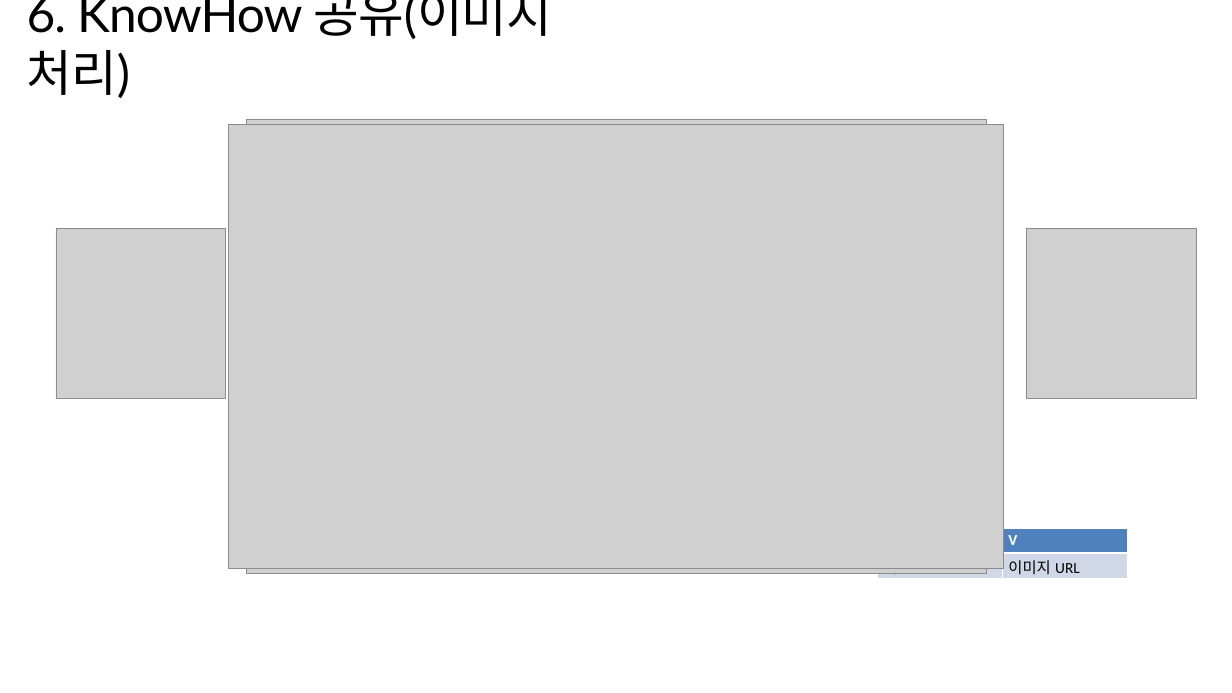
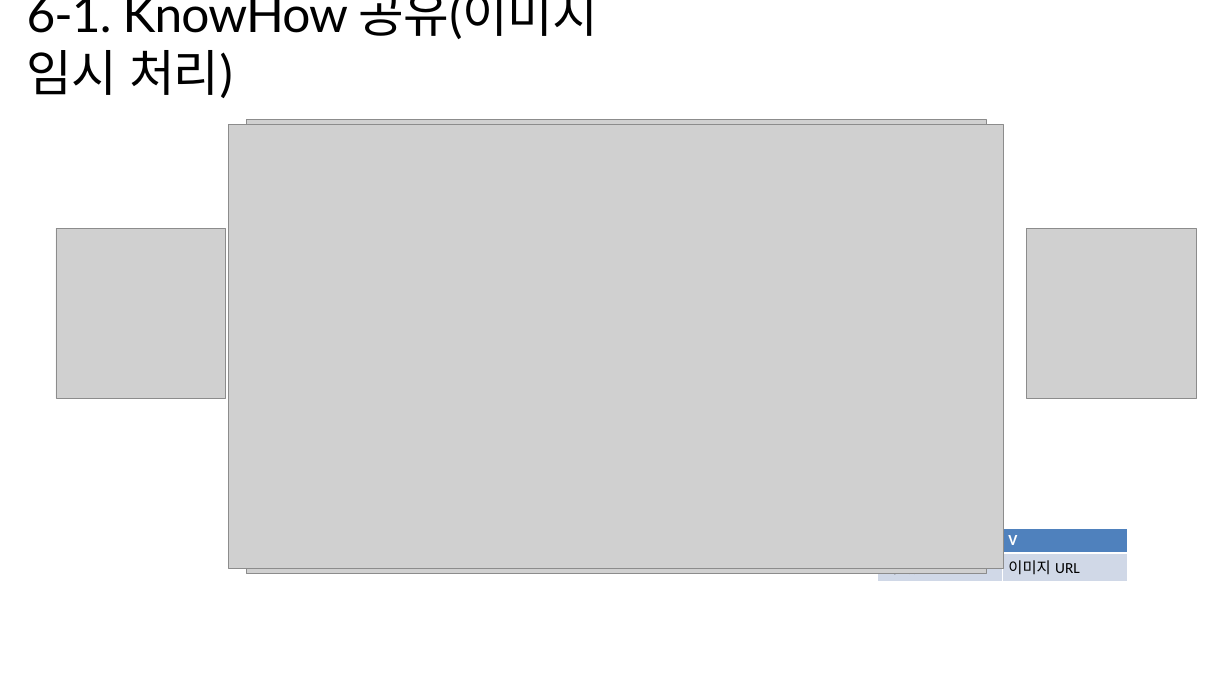
Before and after one commit to StarJ0405/ShoppingMall, a slide deck: slide 19 of 쇼핑몰-프로젝트.pptx. Drawn at 1232x693 pixels with LibreOffice and Linux fonts; fonts in the diff are those of the drawing; grey boxes stand for pictures. Boxes give left, top, right and bottom in pixels: in the first picture for what was removed or moved away, otherwise in the second. Text is boxed around its words. In the diff, an @@ line names an element or a change of style, - is before the commit and + after.

```diff
--- a/쇼핑몰-프로젝트.pptx
+++ b/쇼핑몰-프로젝트.pptx
@@ text at box(27, 0, 598, 98): text changed @@
-6. KnowHow 공유(이미지 처리)
+6-1. KnowHow 공유(이미지 임시 처리)
```
Also in this commit, not shown: 6 other slides changed, 1 slide added, 10 other files.
